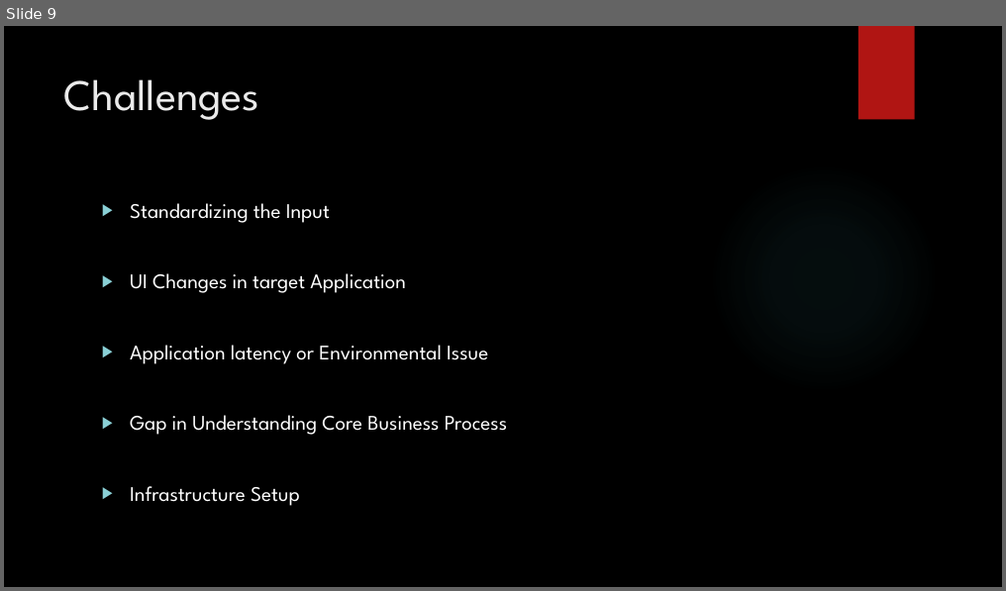
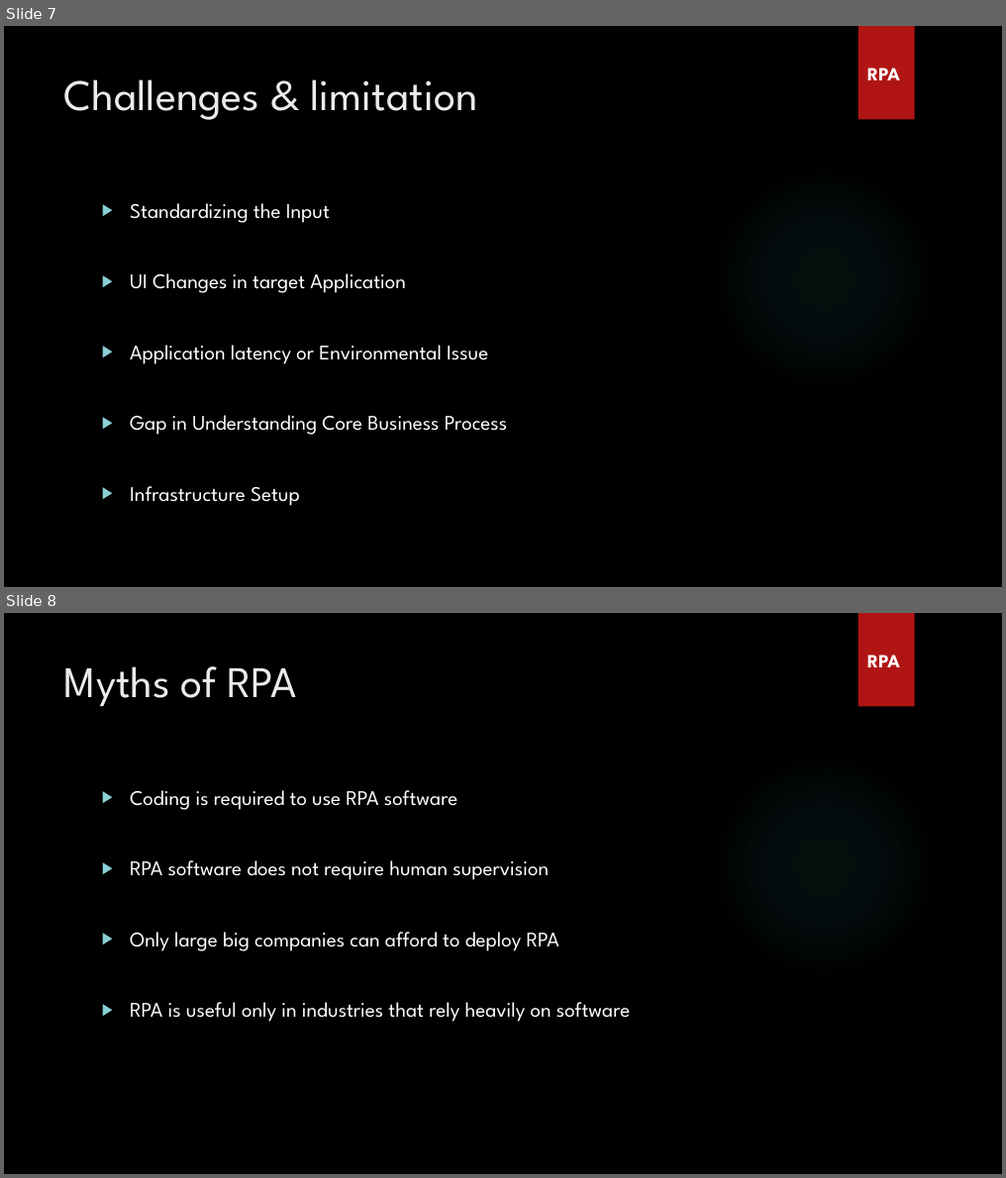
Before and after one commit to arunpandianm/RPA_Webinar, a slide deck: Robotic Process Automation.pptx. Shown one above the other, each under a label of ours: slide 9 before the commit, slides 7 and 8 after it. The pictures are 1006x591 and 1006x1178 pixels, drawn with LibreOffice and Linux fonts; fonts in the diff are those of the drawing; background and template pictures are left out. Boxes give left, top, right and bottom in pixels: in the first picture for what was removed or moved away, otherwise in the second. Text is boxed around its words. In the diff, an @@ line names an element or a change of style, - is before the commit and + after.

```diff
--- a/Robotic Process Automation.pptx
+++ b/Robotic Process Automation.pptx
@@ slide 8 added at <box>4,613,1002,1174</box>, background picture (left out); not listed: 2 template elements that a slide beside it also shows @@
@@ title added at <box>64,666,297,706</box>, 42 pt, text #EBEBEB @@
+Myths of RPA
@@ text added at <box>867,655,900,667</box>, 18 pt, text #FFFFFF, bold @@
+RPA
@@ text added at <box>130,790,630,1022</box>, 20 pt, text #FFFFFF @@
+▶ Coding is required to use RPA software
+▶ RPA software does not require human supervision
+▶ Only large big companies can afford to deploy RPA
+▶ RPA is useful only in industries that rely heavily on software
@@ what was slide 9 is now slide 7 @@
@@ slide 7 changed as well @@
@@ title at <box>64,79,478,120</box>: text changed @@
-Challenges
+Challenges & limitation
@@ text added at <box>867,68,900,80</box>, 18 pt, text #FFFFFF, bold @@
+RPA
```
Also in this commit, not shown: 6 other slides changed, 5 other slides added, 4 slides removed.
